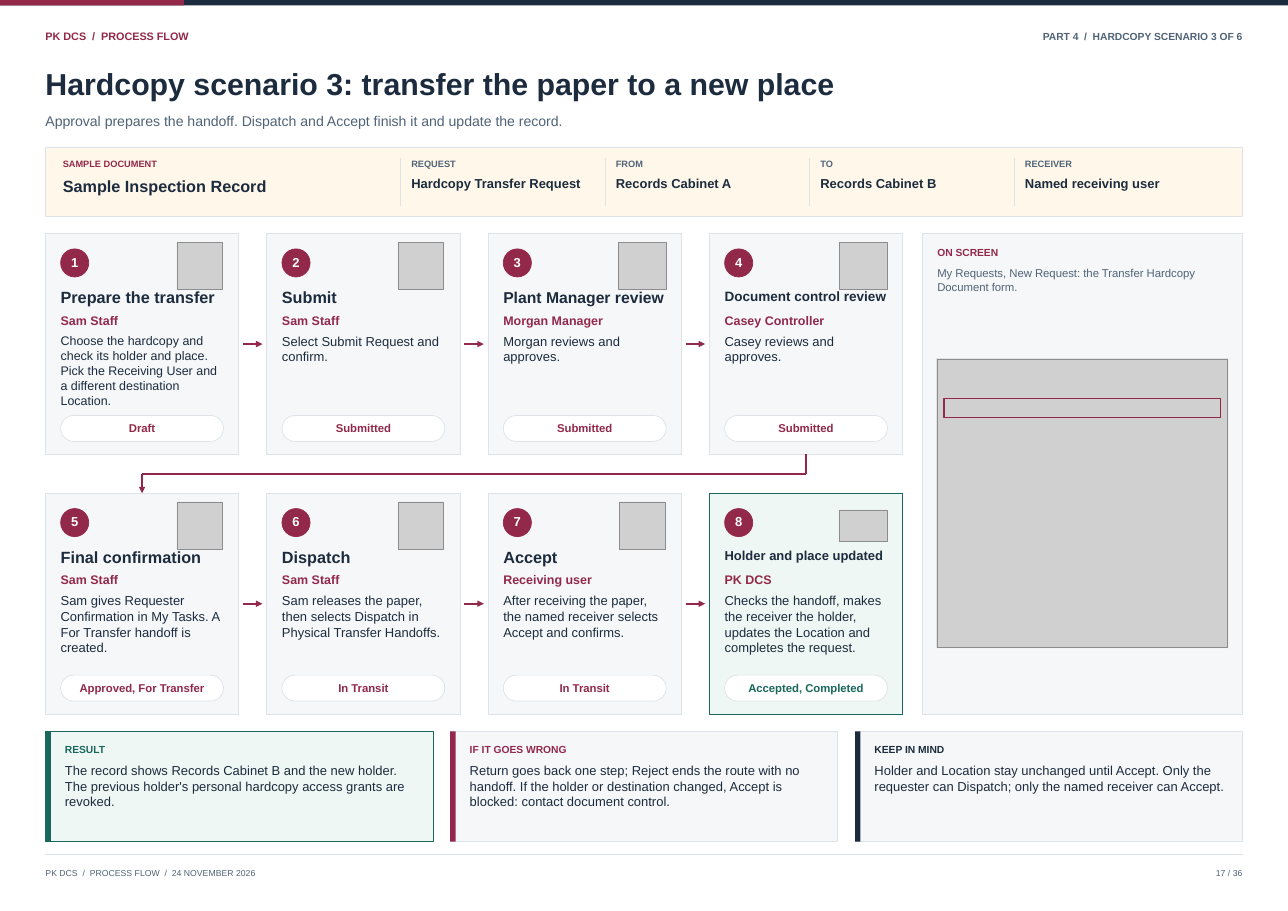
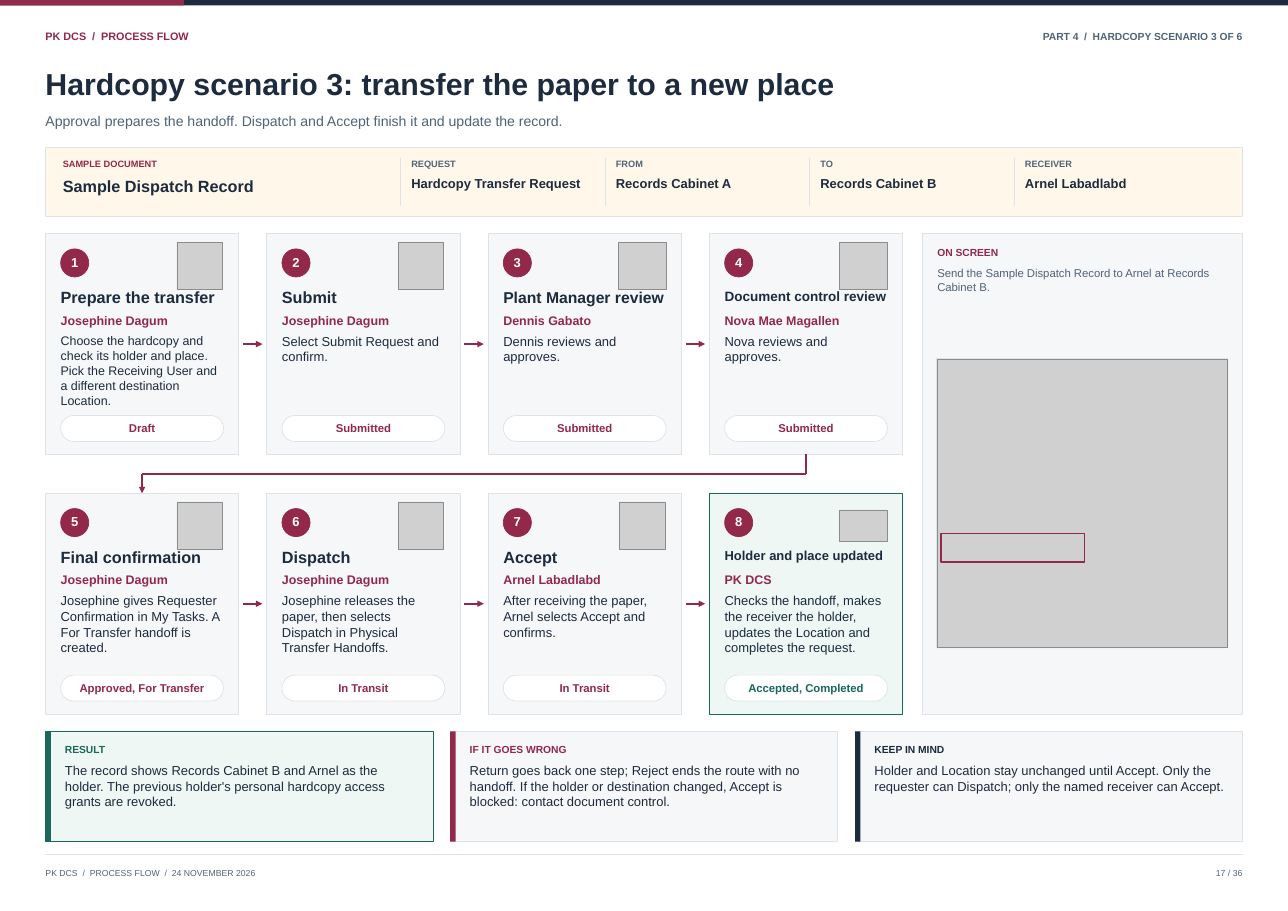
Before and after one commit to curib123/pk_document_tracking_system, a slide deck: slide 17 of docs/system-documentation/PK_DCS_Process_Flow.pptx. Drawn at 1288x911 pixels with LibreOffice and Linux fonts; fonts in the diff are those of the drawing; grey boxes stand for pictures. Boxes give left, top, right and bottom in pixels: in the first picture for what was removed or moved away, otherwise in the second. Text is boxed around its words. In the diff, an @@ line names an element or a change of style, - is before the commit and + after.

```diff
--- a/docs/system-documentation/PK_DCS_Process_Flow.pptx
+++ b/docs/system-documentation/PK_DCS_Process_Flow.pptx
@@ text at <box>1025,178,1127,188</box>: text changed @@
-Named receiving user
+Arnel Labadlabd
@@ text at <box>63,180,254,196</box>: text changed @@
-Sample Inspection Record
+Sample Dispatch Record
@@ text at <box>937,269,1209,291</box>: text changed @@
-My Requests, New Request: the Transfer Hardcopy Document form.
+Send the Sample Dispatch Record to Arnel at Records Cabinet B.
@@ text at <box>61,316,168,328</box>: text changed @@
-Sam Staff
+Josephine Dagum
@@ text at <box>282,316,389,328</box>: text changed @@
-Sam Staff
+Josephine Dagum
@@ text at <box>503,316,591,325</box>: text changed @@
-Morgan Manager
+Dennis Gabato
@@ text at <box>725,316,839,328</box>: text changed @@
-Casey Controller
+Nova Mae Magallen
@@ text at <box>503,336,617,364</box>: text changed @@
-Morgan reviews and approves.
+Dennis reviews and approves.
@@ text at <box>725,336,828,364</box>: text changed @@
-Casey reviews and approves.
+Nova reviews and approves.
@@ rectangle: place and size @@
-rectangle at <box>944,399,1221,418</box>
+rectangle at <box>941,534,1085,563</box>
@@ text at <box>61,595,221,652</box>: text changed @@
-Sam gives Requester Confirmation in My Tasks. A For Transfer handoff is created.
+Josephine gives Requester Confirmation in My Tasks. A For Transfer handoff is created.
@@ text at <box>61,575,168,587</box>: text changed @@
-Sam Staff
+Josephine Dagum
@@ text at <box>282,595,415,652</box>: text changed @@
-Sam releases the paper, then selects Dispatch in Physical Transfer Handoffs.
+Josephine releases the paper, then selects Dispatch in Physical Transfer Handoffs.
@@ text at <box>282,575,389,587</box>: text changed @@
-Sam Staff
+Josephine Dagum
@@ text at <box>503,595,647,637</box>: text changed @@
-After receiving the paper, the named receiver selects Accept and confirms.
+After receiving the paper, Arnel selects Accept and confirms.
@@ text at <box>503,575,601,584</box>: text changed @@
-Receiving user
+Arnel Labadlabd
@@ text at <box>65,765,385,809</box>: text changed @@
-The record shows Records Cabinet B and the new holder. The previous holder's personal hardcopy access grants are revoked.
+The record shows Records Cabinet B and Arnel as the holder. The previous holder's personal hardcopy access grants are revoked.
```
Also in this commit, not shown: 29 other slides changed, 3 other files.
